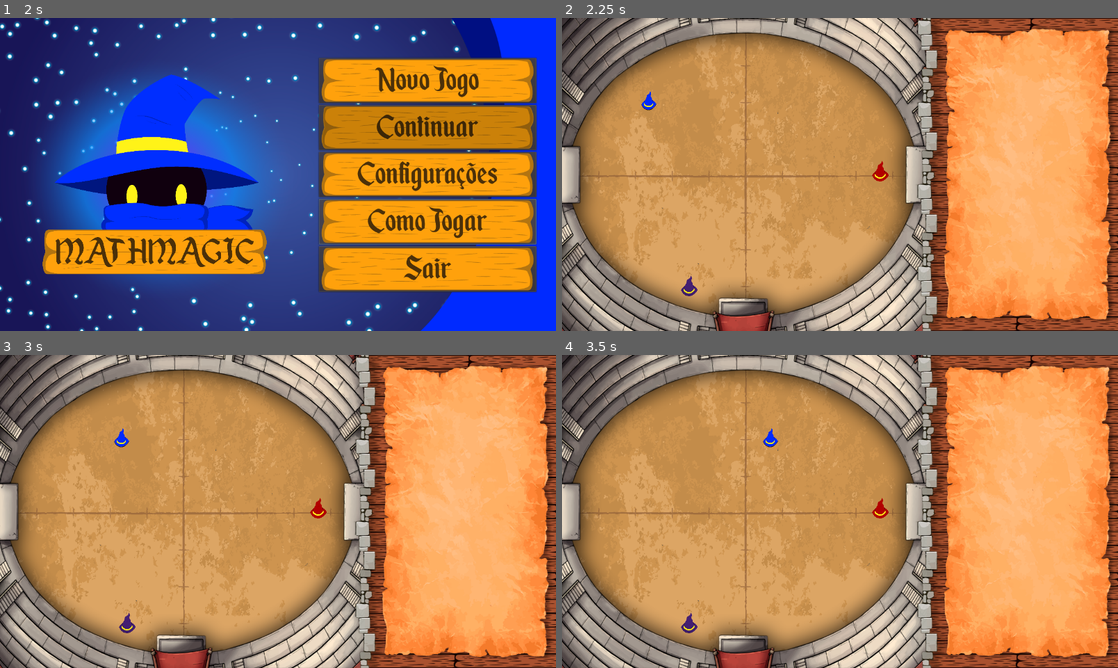
Above: before the commit, frames 1-4 (two rows, left to right).
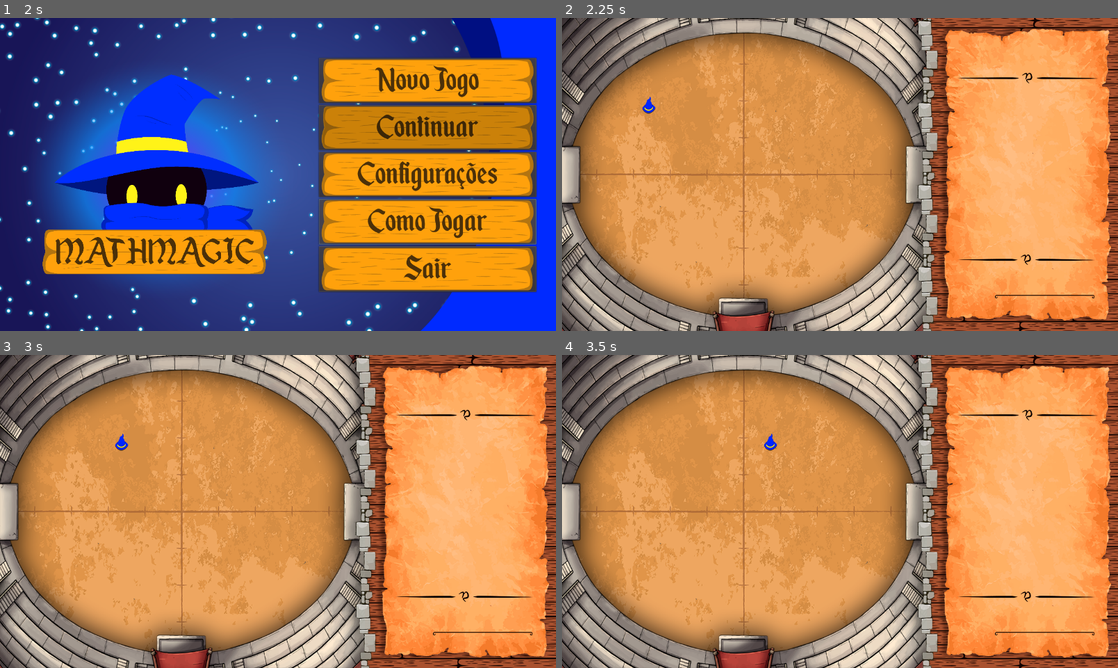
Above: after the commit, the same moments.

Repository: laraesquivel/math_magic
Game: Godot game, scene res://Menu.tscn
Two runs of this game, one before a commit and one after it. Both use one fixed random seed, a clock stepped at 60 frames per second and the inputs below.
Inputs (mouse positions are in pixels of both pictures, inside the frame that each line leads up to):
- Up to frame 1 (2 s): click (428, 221) at 0.5 s; click (428, 221) at 1.25 s
- Up to frame 2 (2.25 s): click (990, 80) at 2 s
- Up to frame 3 (3 s): tap Enter at 2.75 s; hold D (ui_right) from 2.78 s (still down)
- Up to frame 4 (3.5 s): keep holding D (ui_right)

Frame 1 is identical in both runs. In frame 2, 14% of the frame differs, in the area x 2-100%, y 0-100%; in frame 3, 14%; in frame 4, 14%.

Commit message:
Mudança de imagens para as atualizadas

Diff:
--- a/Cenas/Fase1.tscn
+++ b/Cenas/Fase1.tscn
@@ -1,12 +1,9 @@
-[gd_scene load_steps=11 format=2]
+[gd_scene load_steps=8 format=2]
 
-[ext_resource path="res://assets/CombatMap/SoloBatalhaPng.png" type="Texture" id=1]
-[ext_resource path="res://assets/CombatMap/CombatBorder.png" type="Texture" id=2]
+[ext_resource path="res://assets/NewcombatMap/BlueToken.png" type="Texture" id=1]
+[ext_resource path="res://assets/NewcombatMap/combatArea.png" type="Texture" id=2]
 [ext_resource path="res://scripts/Fase1/Azul.gd" type="Script" id=3]
-[ext_resource path="res://assets/CombatMap/TokenMagoVerde.png" type="Texture" id=4]
-[ext_resource path="res://assets/CombatMap/TokenMagoAzul.png" type="Texture" id=5]
-[ext_resource path="res://assets/CombatMap/TokenMagoVermelho.png" type="Texture" id=6]
-[ext_resource path="res://assets/CombatMap/TokenMagoRoxo.png" type="Texture" id=7]
+[ext_resource path="res://assets/NewcombatMap/CombatInterface.png" type="Texture" id=4]
 [ext_resource path="res://scripts/Fase1/AzulK.gd" type="Script" id=8]
 [ext_resource path="res://scripts/Fase1/Fase1.gd" type="Script" id=9]
 
@@ -20,29 +17,8 @@
 [node name="Fase1" type="Node2D" parent="."]
 script = ExtResource( 9 )
 
-[node name="fundo" type="Sprite" parent="Fase1"]
-position = Vector2( 423, 364 )
-scale = Vector2( 0.203, 0.203 )
-texture = ExtResource( 1 )
-
-[node name="Vermelho" type="Sprite" parent="Fase1"]
-position = Vector2( 733, 352 )
-scale = Vector2( 0.0135673, 0.0135673 )
-texture = ExtResource( 6 )
-
-[node name="Verde" type="Sprite" parent="Fase1"]
-position = Vector2( 741, 608 )
-scale = Vector2( 0.0135673, 0.0135673 )
-texture = ExtResource( 4 )
-
-[node name="Roxo" type="Sprite" parent="Fase1"]
-position = Vector2( 293, 616 )
-scale = Vector2( 0.0135673, 0.0135673 )
-texture = ExtResource( 7 )
-
-[node name="Parede" type="Sprite" parent="Fase1"]
-position = Vector2( 640, 360 )
-scale = Vector2( 0.8, 0.8 )
+[node name="CombatMap" type="Sprite" parent="Fase1"]
+position = Vector2( 420, 360 )
 texture = ExtResource( 2 )
 
 [node name="AzulK" type="KinematicBody2D" parent="Fase1"]
@@ -50,11 +26,15 @@
 script = ExtResource( 8 )
 
 [node name="Azul" type="Sprite" parent="Fase1/AzulK"]
-scale = Vector2( 0.012, 0.012 )
-texture = ExtResource( 5 )
-offset = Vector2( 0, -800 )
+position = Vector2( 0, 8 )
+texture = ExtResource( 1 )
+offset = Vector2( 0, -8 )
 script = ExtResource( 3 )
 
 [node name="CollisionShape2DAzul" type="CollisionShape2D" parent="Fase1/AzulK"]
-position = Vector2( 0, -2 )
+position = Vector2( 0, 8 )
 shape = SubResource( 1 )
+
+[node name="Sprite" type="Sprite" parent="Fase1"]
+position = Vector2( 640, 360 )
+texture = ExtResource( 4 )
--- a/project.godot
+++ b/project.godot
@@ -18,6 +18,8 @@
 
 window/size/width=1280
 window/size/height=720
+window/size/resizable=false
+window/size/borderless=true
 
 [gui]
 
Not shown, added: assets/NewcombatMap/ArrowDirection.png.import
Not shown, added: assets/NewcombatMap/BlueLux.png.import
Not shown, added: assets/NewcombatMap/BlueMage.png.import
Not shown, added: assets/NewcombatMap/BlueToken.png.import
Not shown, added: assets/NewcombatMap/CombatInterface.png.import
Not shown, added: assets/NewcombatMap/GreenLux.png.import
Not shown, added: assets/NewcombatMap/GreenMage.png.import
Not shown, added: assets/NewcombatMap/GreenToken.png.import
Not shown, added: assets/NewcombatMap/IndestructibleStone1.png.import
Not shown, added: assets/NewcombatMap/IndestructibleStone2.png.import
Not shown, added: assets/NewcombatMap/IndestructibleStone3.png.import
Not shown, added: assets/NewcombatMap/MagicShot.png.import
(and 11 more such lines)
